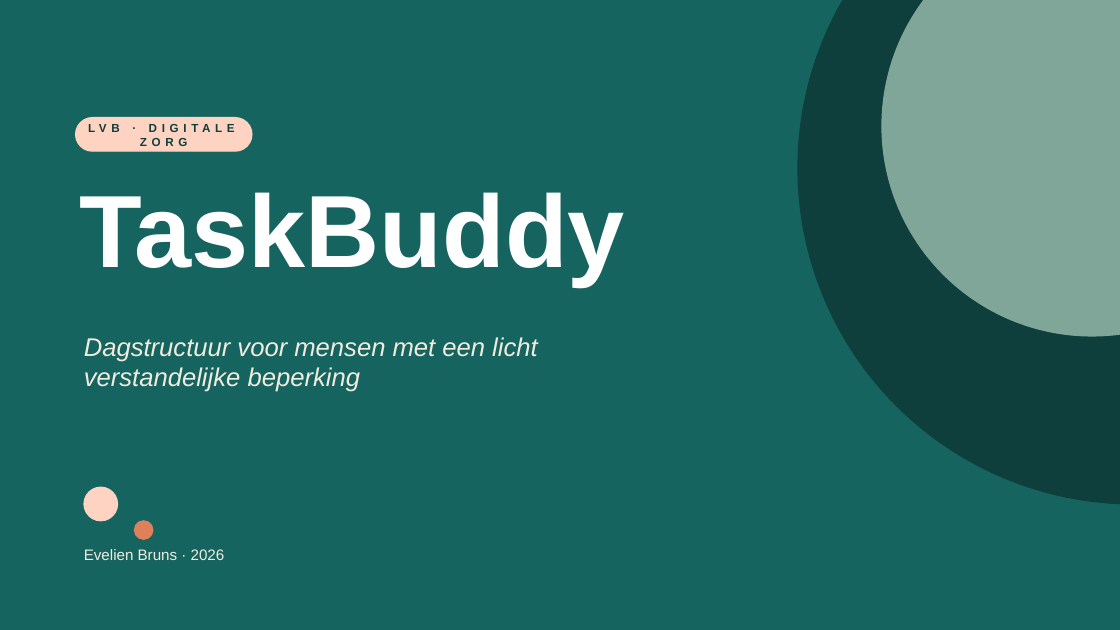
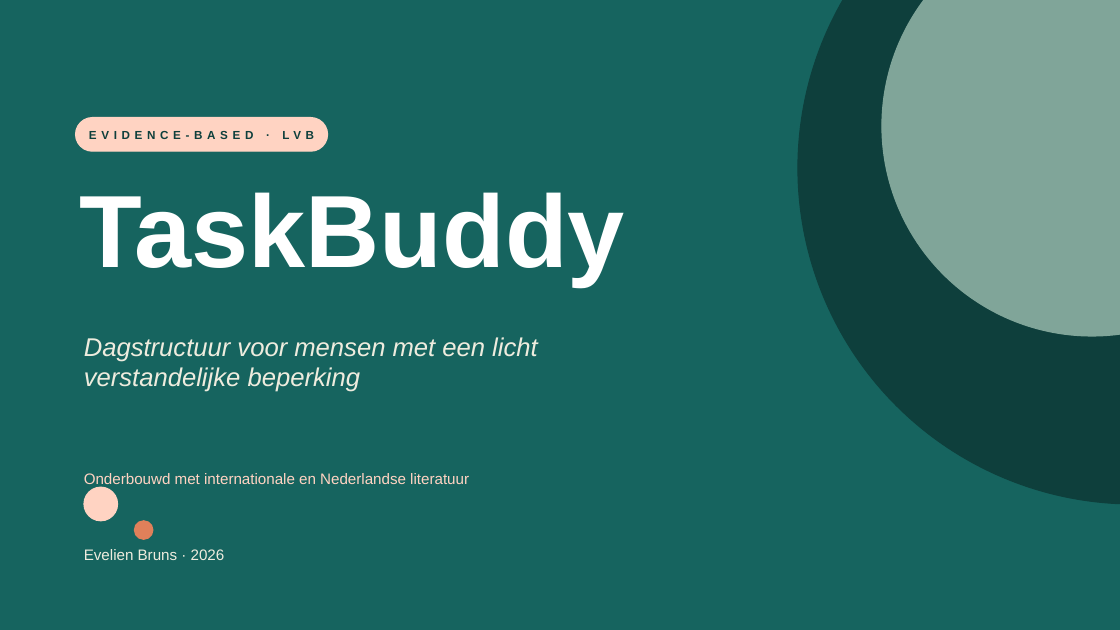
Before and after one commit to evelienbruns1999-debug/LVB-app, a slide deck: slide 1 of TaskBuddy-presentatie.pptx. Drawn at 1120x630 pixels with LibreOffice and Linux fonts; fonts in the diff are those of the drawing. Boxes give left, top, right and bottom in pixels: in the first picture for what was removed or moved away, otherwise in the second. Text is boxed around its words. In the diff, an @@ line names an element or a change of style, - is before the commit and + after.

Commit message:
Presentatie 2.0: literatuur-onderbouwd met spreker-notities, evidence-chips per slide, en aparte spotlights voor feature A (emotiekaart) en G (micro-celebrations). 10 slides ipv 8.

```diff
--- a/TaskBuddy-presentatie.pptx
+++ b/TaskBuddy-presentatie.pptx
@@ rounded rectangle: place and size @@
-rounded rectangle at <box>76,118,252,151</box>
+rounded rectangle at <box>76,118,328,151</box>
@@ text at <box>89,131,314,139</box>: text changed @@
-LVB · DIGITALE ZORG
+EVIDENCE-BASED · LVB
@@ text added at <box>84,473,469,488</box>, 13 pt, text #FFD3C2 @@
+Onderbouwd met internationale en Nederlandse literatuur
```
Also in this commit, not shown: 6 other slides changed, 3 slides added, 1 slide removed.
